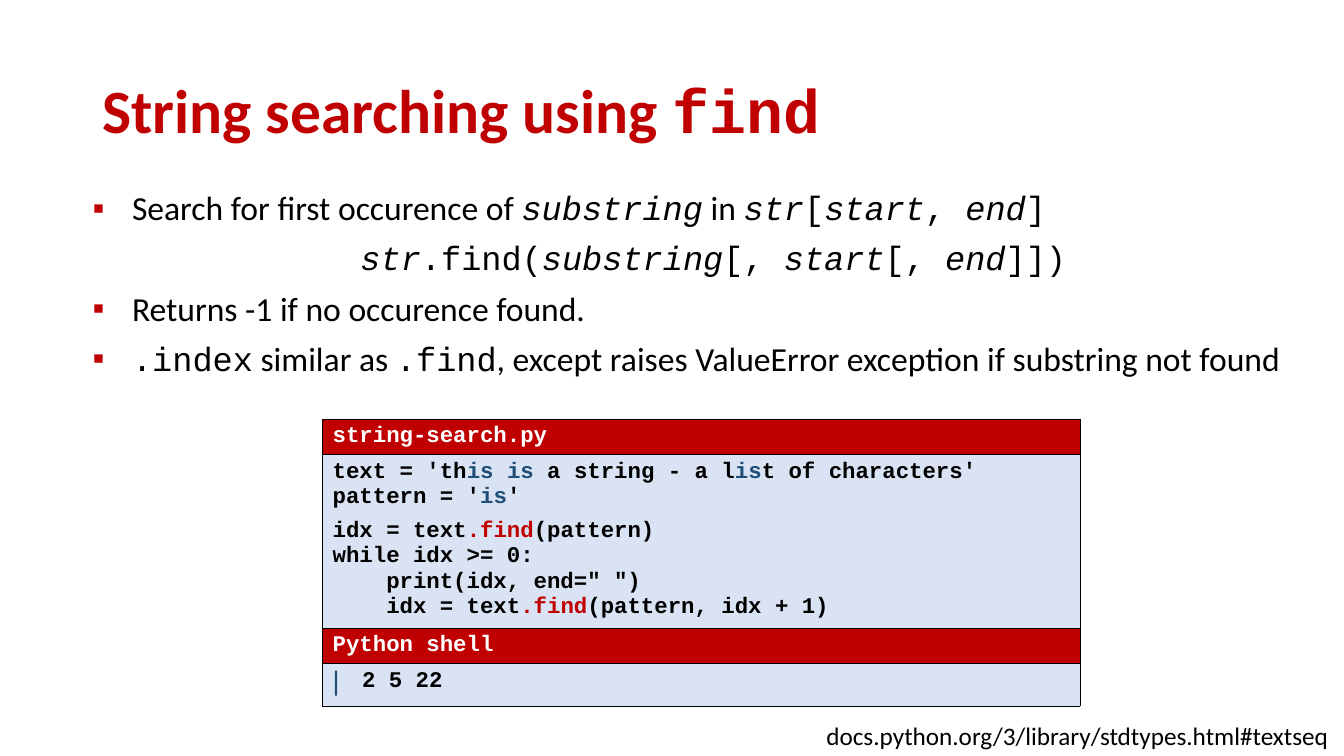
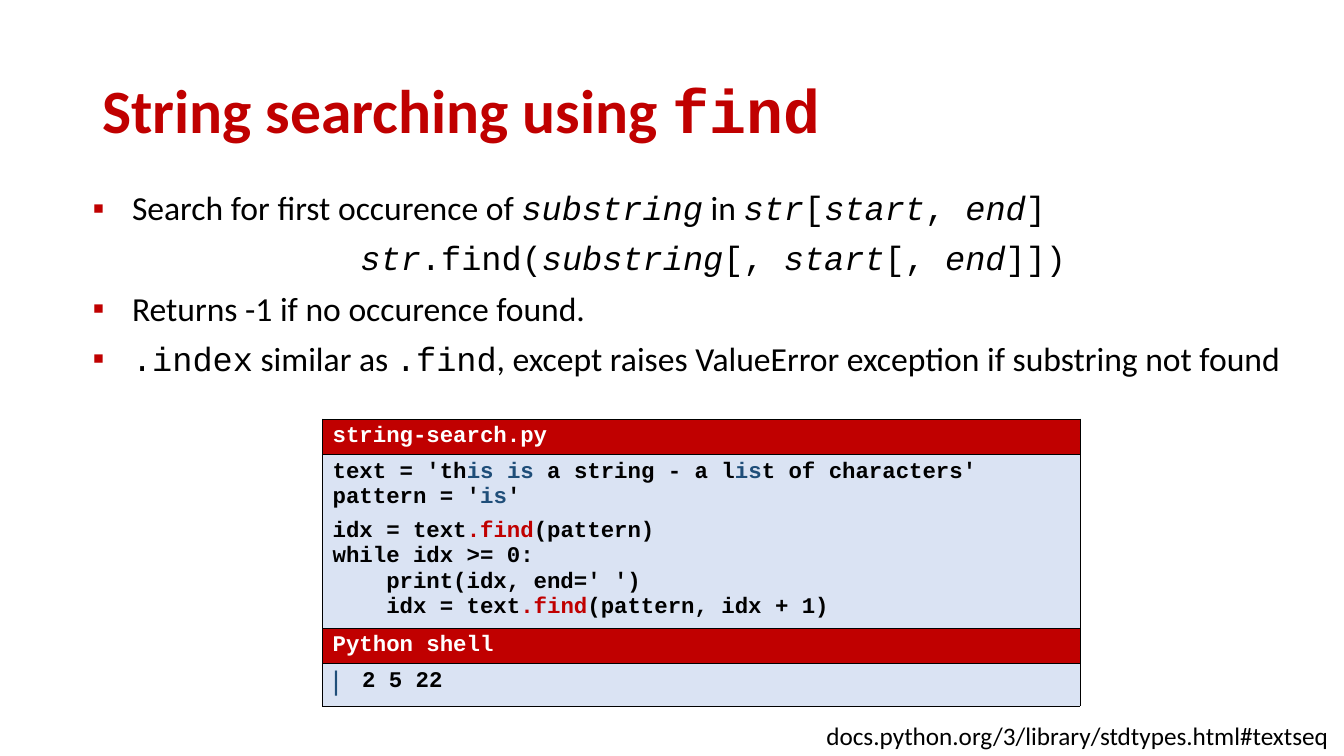
Before and after one commit to gsbrodal/gsbrodal.github.io, a slide deck: slide 17 of ipsa/slides/text.pptx. Drawn at 1344x756 pixels with LibreOffice and Linux fonts; fonts in the diff are those of the drawing. Boxes give left, top, right and bottom in pixels: in the first picture for what was removed or moved away, otherwise in the second. Text is boxed around its words. In the diff, an @@ line names an element or a change of style, - is before the commit and + after.

Commit message:
all-slides.pdf code.zip modules.pdf modules.pptx text.pdf text.pptx

```diff
--- a/ipsa/slides/text.pptx
+++ b/ipsa/slides/text.pptx
@@ table at [323,419,1081,716] @@
@@ row 2, column 1: "text = 'this is a string - a list of characters' / pattern = 'is' / idx = text.find(pattern) / while idx >= 0: / print(idx, end=" ") / idx = text.find(pattern, idx + 1)" to "text = 'this is a string - a list of characters' / pattern = 'is' / idx = text.find(pattern) / while idx >= 0: / print(idx, end=' ') / idx = text.find(pattern, idx + 1)" @@
```
Also in this commit, not shown: 1 other slide changed, 5 other files.
